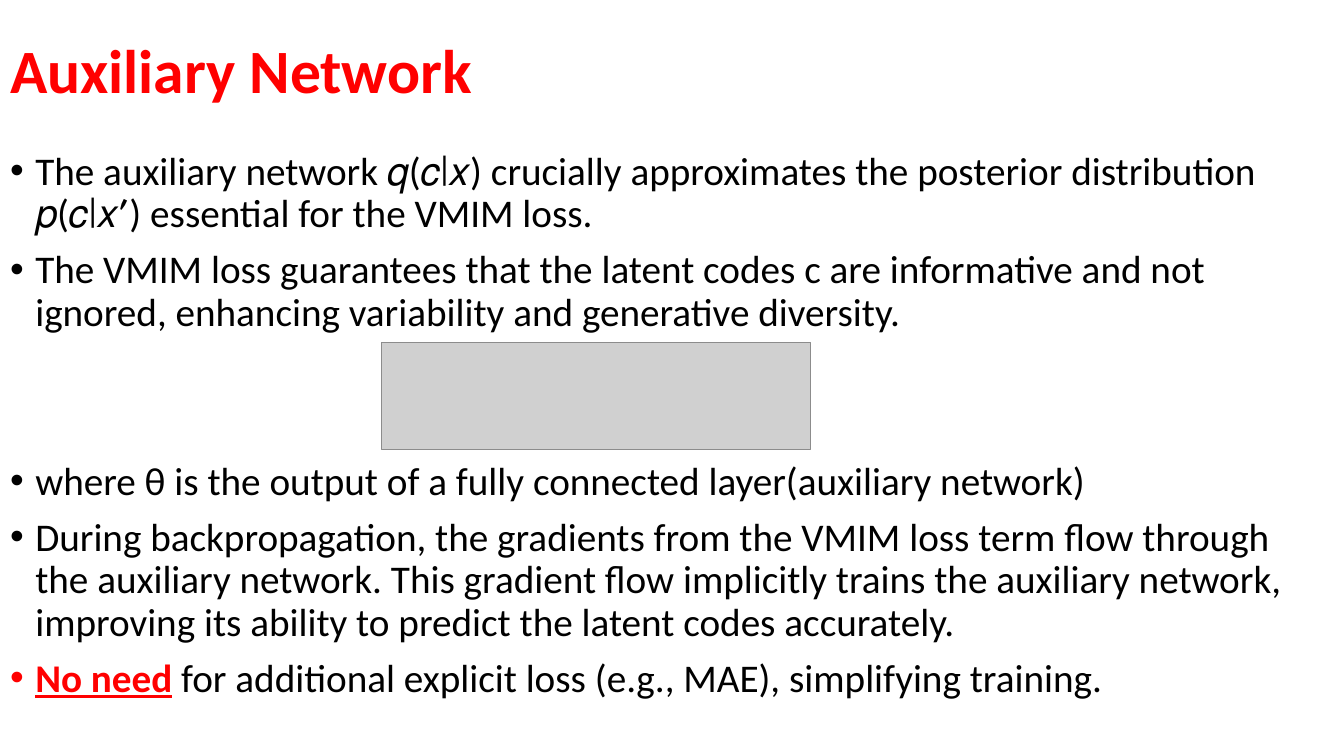
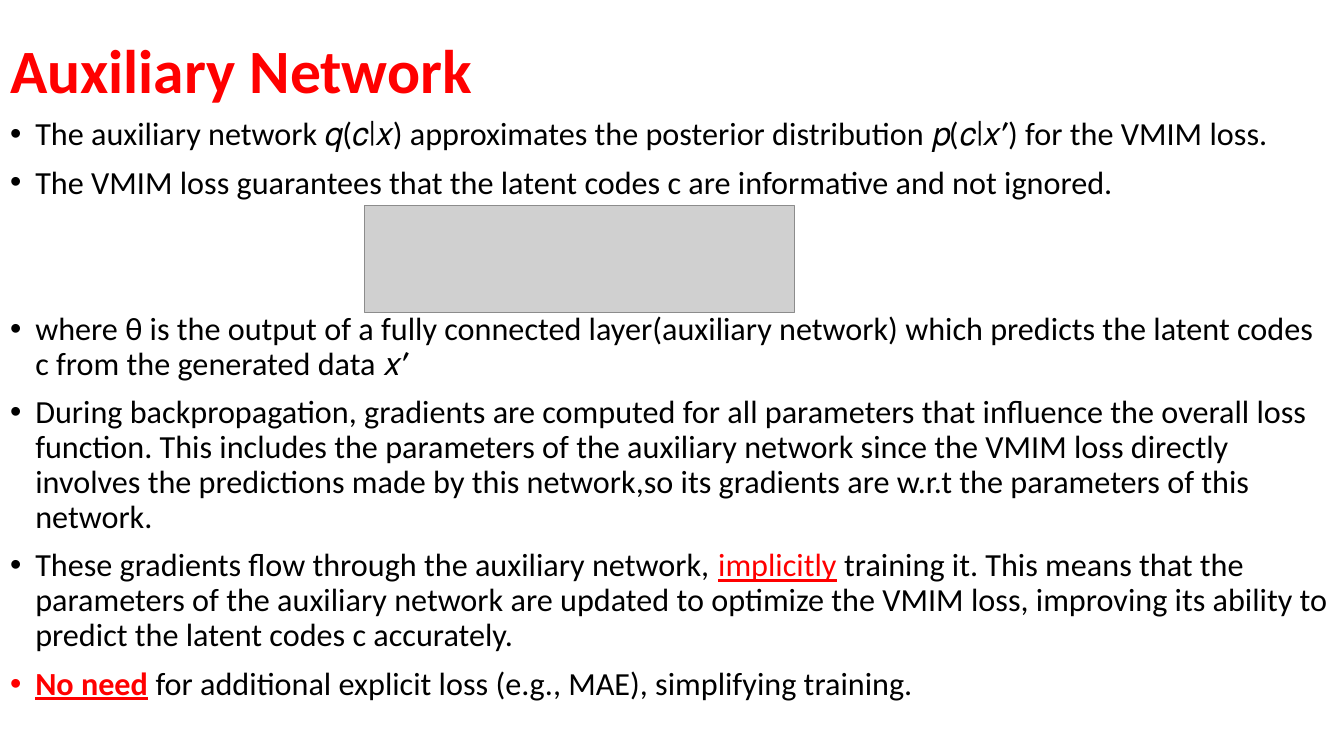
Before and after one commit to Esadeghii/Conditional-VAE, a slide deck: slide 14 of CVAE.pptx (slide 13 before the commit). Drawn at 1344x756 pixels with LibreOffice and Linux fonts; fonts in the diff are those of the drawing; grey boxes stand for pictures. Boxes give left, top, right and bottom in pixels: in the first picture for what was removed or moved away, otherwise in the second. Text is boxed around its words. In the diff, an @@ line names an element or a change of style, - is before the commit and + after.

Commit message:
ppt

```diff
--- a/CVAE.pptx
+++ b/CVAE.pptx
@@ text "The auxiliary network 𝑞(𝑐∣𝑥) approximates ...": place and size @@
-text "The auxiliary network 𝑞(𝑐∣𝑥) approximates ..." at [35,155,1281,699]
+text "The auxiliary network 𝑞(𝑐∣𝑥) approximates ..." at [35,121,1327,701]
@@ text at [35,121,1327,652]: text changed; size 28 to 23 pt @@
-• The auxiliary network 𝑞(𝑐∣𝑥) crucially approximates the posterior distribution 𝑝(𝑐∣𝑥′) essential for the VMIM loss.
-• The VMIM loss guarantees that the latent codes c are informative and not ignored, enhancing variability and generative diversity.
-• where θ is the output of a fully connected layer(auxiliary network)
-• During backpropagation, the gradients from the VMIM loss term flow through the auxiliary network. This gradient flow implicitly trains the auxiliary network, improving its ability to predict the latent codes accurately.
+• The auxiliary network 𝑞(𝑐∣𝑥) approximates the posterior distribution 𝑝(𝑐∣𝑥′) for the VMIM loss.
+• The VMIM loss guarantees that the latent codes c are informative and not ignored.
+• where θ is the output of a fully connected layer(auxiliary network) which predicts the latent codes c from the generated data 𝑥′
+• During backpropagation, gradients are computed for all parameters that influence the overall loss function. This includes the parameters of the auxiliary network since the VMIM loss directly involves the predictions made by this network,so its gradients are w.r.t the parameters of this network.
+• These gradients flow through the auxiliary network, implicitly training it. This means that the parameters of the auxiliary network are updated to optimize the VMIM loss, improving its ability to predict the latent codes c accurately.
@@ picture: place and size @@
-picture at [381,342,811,449]
+picture at [365,205,795,312]
@@ text at [35,671,913,701]: size 28 to 23 pt in "No need for additional explicit loss (e.g., ..." @@
```
Also in this commit, not shown: 4 other slides changed, 1 slide added.
